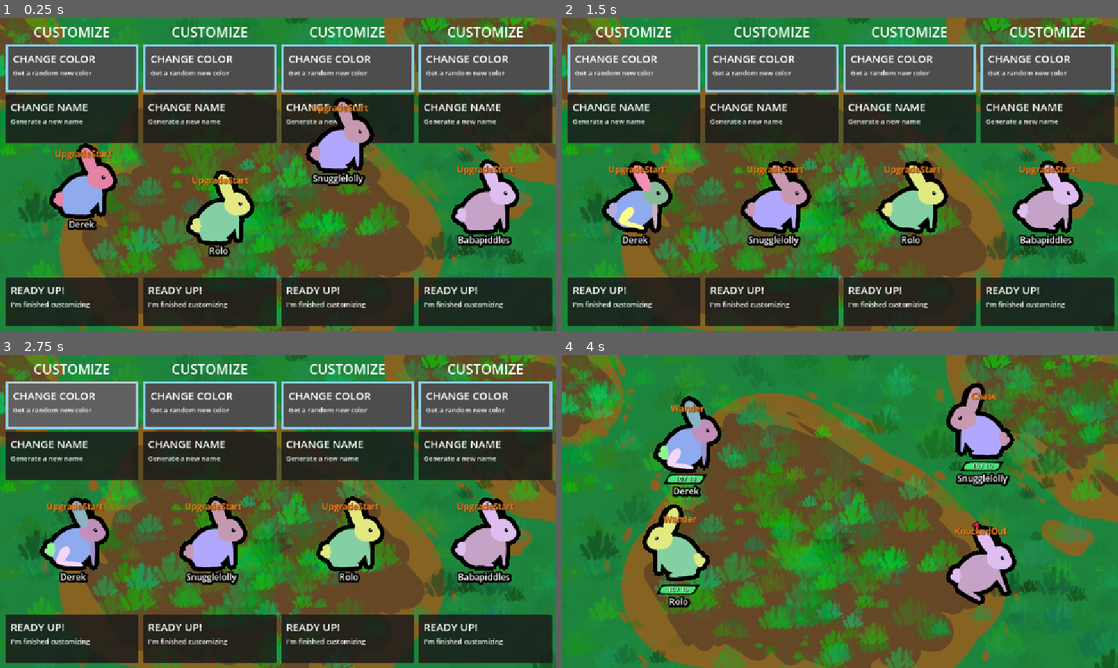
Above: before the commit, frames 1-4 (two rows, left to right).
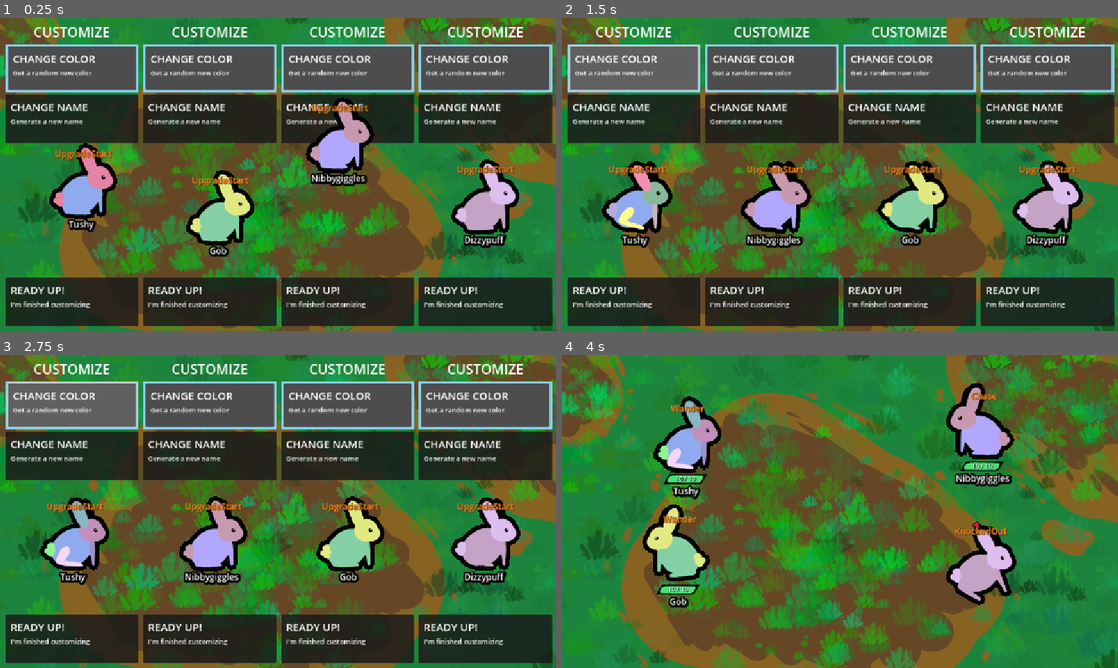
Above: after the commit, the same moments.

Repository: Galitie/tm2
Game: Godot game, scene res://test_scene.tscn
The game is run twice, just before and just after one commit, with the same random seed, the same clock (stepped at 60 frames per second) and the same inputs. Sound files missing from this copy of the repository are replaced by a short silence.
Inputs (mouse positions are in pixels of both pictures, inside the frame that each line leads up to):
- Up to frame 1 (0.25 s): no input
- Up to frame 2 (1.5 s): click (634, 68) at 0.52 s; click (634, 68) at 1.27 s
- Up to frame 3 (2.75 s): click (72, 405) at 2.02 s
- Up to frame 4 (4 s): tap Enter (ui_accept) at 2.75, 3.02, 3.77 s; move the mouse to (962, 495) at 2.77 s; click (962, 495) at 2.92 s; move the mouse to (728, 527) at 3.52 s; click (728, 527) at 3.67 s

The runs differ from the first frame. In frame 1, 0.7% of the frame differs, in the area x 12-93%, y 49-77%; in frame 2, 0.7%, in the area x 10-93%, y 69-74%; in frame 3, 0.7%; in frame 4, 0.5%.

Commit message:
Added more name variation

Diff:
--- a/main.gd
+++ b/main.gd
@@ -454,7 +454,7 @@
 	if monster.player.poop_summons:
 		poop.is_a_summon = true
 	if monster.player.larger_poops:
-		poop.scale += Vector2(.50, .50)
+		poop.scale += Vector2(randf_range(.50,.65), randf_range(.50,.65))
 	add_child(poop)
 	poop.add_to_group("CleanUp")
 
--- a/monster.gd
+++ b/monster.gd
@@ -233,10 +233,10 @@
 
 func generate_random_name():
 	var name_parts = []
-	var title_start_list = ["Sir", "Madam", "Lord", "My Lady",  …(434 unchanged characters)… Great", "Super", "O'", "Dear", "Darling" ]
-	var first_name_prefixes = ["Snuggle", "Fluffy", "Bunny", "Cuddle", "Muffin", "Puffy", "Doodle", "Wiggly", "Tootsie", "Chubby", "Fuzzy", "Wubby", "Jiggly", "Nibbles", "Boop", "Pookie", "Winky", "Bubbles", "Sprinkle", "Taffy", "Wobble", "Twirly", "Giggly", "Zippy", "Blinky", "Snoot", "Scooty", "Tater", "Tinky", "Tippy", "Mochi", "Mopsy", "Coco", "Tuggy", "Wubby", "Twinkle", "Squee", "Dizzy", "Blinky", "Nibby", "Smoosh", "Pip", "Huggy", "Binky", "Rolo", "Peachy", "Baba", "Boopsy", "Sniffy", "Derek", "Bruce", "Dan", "Tim", "Dennis", "Tushy", "Daddy", "Fabio", "Nippy", "Weenie", "Nubby", "Nub", "Batty", "Bobo", "Piggy", "Shmeckle","Lily", "Dale", "Egg", "Humpy", "Mac", "Fitz", "Von", "Van", "Pickle", "Baby", "Sabun"]
-	var last_name_suffixes = ["wump", "humps" , "wuff", "kins", "poo", "buns", "muff", "wubby", "wuzzy", "boo", "bean", "puff", "snug", "wiggles", "socks", "nugget", "bop", "tush", "sniff", "chub", "nubs", "flop", "snick", "pookie", "bloop", "giggles", "lumps", "floops", "tickles", "munch", "lolly", "hug", "nuzzle", "tots", "zoo", "binky", "sweetie", "nib", "toes", "twix", "peeps", "bubbles", "piddles", "gushs", "wubs", "sprig", "doodles", "noms", "bits", "squeaks", "mon", "nips", "butts", "cheeks", "frog", "shmoops", "shrimps", "prickles", "ween", "burt", "smeeks", "licky", "wax", "pops", "nops", "tits", "shnicky", "hots", "shits", "dicks", "poopsy", "poops"]
-	var end_name_suffixes = ["Jr.", "Sr.", "II", "III", "Esq.", …(625 unchanged characters)…  "The Poopy", "The Godly", "The Shafted"]
+	var title_start_list = ["Sir", "Madam", "Lord", "My Lady",  …(434 unchanged characters)… Great", "Super", "O'", "Dear", "Darling", "Mega", "Champion", "Mr.", "Miss", "Dame", "Overlord", "Warlord", "Sheriff"]
+	var first_name_prefixes = ["Scooby","Snuggle", "Fluffy", "Bunny", "Cuddle", "Muffin", "Puffy", "Doodle", "Wiggly", "Tootsie", "Chubby", "Fuzzy", "Wubby", "Jiggly", "Nibbles", "Boop", "Pookie", "Winky", "Bubbles", "Sprinkle", "Taffy", "Wobble", "Twirly", "Giggly", "Zippy", "Blinky", "Snoot", "Scooty", "Tater", "Tinky", "Tippy", "Mochi", "Mopsy", "Coco", "Tuggy", "Wubby", "Twinkle", "Squee", "Dizzy", "Blinky", "Nibby", "Smoosh", "Pip", "Huggy", "Binky", "Rolo", "Peachy", "Baba", "Boopsy", "Sniffy", "Derek", "Bruce", "Dan", "Tim", "Dennis", "Tushy", "Daddy", "Fabio", "Nippy", "Weenie", "Nubby", "Nub", "Batty", "Bobo", "Piggy", "Shmeckle","Lily", "Dale", "Egg", "Humpy", "Mac", "Fitz", "Von", "Van", "Pickle", "Baby", "Sabun", "Goober", "Gob", "Robo", "Niblet", "Bongo", "Noodle"]
+	var last_name_suffixes = ["roo","wump", "humps" , "wuff", "kins", "poo", "buns", "muff", "wubby", "wuzzy", "boo", "bean", "puff", "snug", "wiggles", "socks", "nugget", "bop", "tush", "sniff", "chub", "nubs", "flop", "snick", "pookie", "bloop", "giggles", "lumps", "floops", "tickles", "munch", "lolly", "hug", "nuzzle", "tots", "zoo", "binky", "sweetie", "nib", "toes", "twix", "peeps", "bubbles", "piddles", "gushs", "wubs", "sprig", "doodles", "noms", "bits", "squeaks", "mon", "nips", "butts", "cheeks", "frog", "shmoops", "shrimps", "prickles", "ween", "burt", "smeeks", "licky", "wax", "pops", "nops", "tits", "shnicky", "hots", "shits", "dicks", "poopsy", "poops", "pug", "pips", "legs", "vicky", "goobs", "goober"]
+	var end_name_suffixes = ["Jr.", "Sr.", "II", "III", "Esq.", …(625 unchanged characters)…  "The Poopy", "The Godly", "The Shafted", "The Treasure", "V", "MD", "The Mighty", "of Chaos", "of Shadows", "The Cringe"]
 	if randi() % 4 == 0:
 		name_parts.append(title_start_list[randi() % title_start_list.size()])
 	var first_name = first_name_prefixes[randi() % first_name_prefixes.size()]
Not shown, changed: Todo.txt
